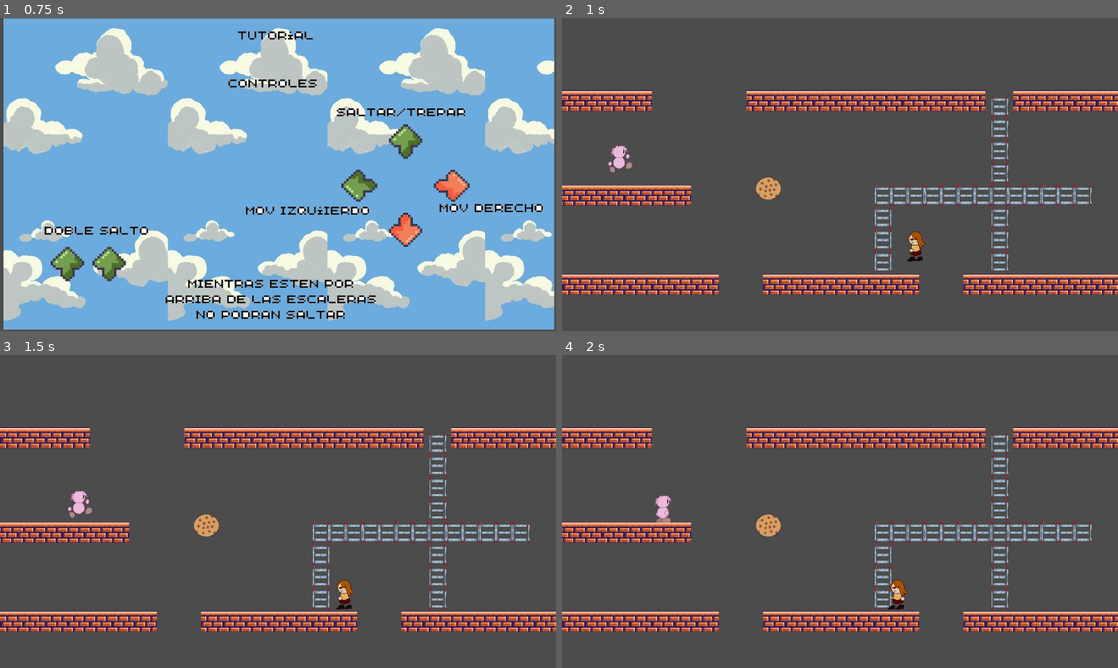
Above: before the commit, frames 1-4 (two rows, left to right).
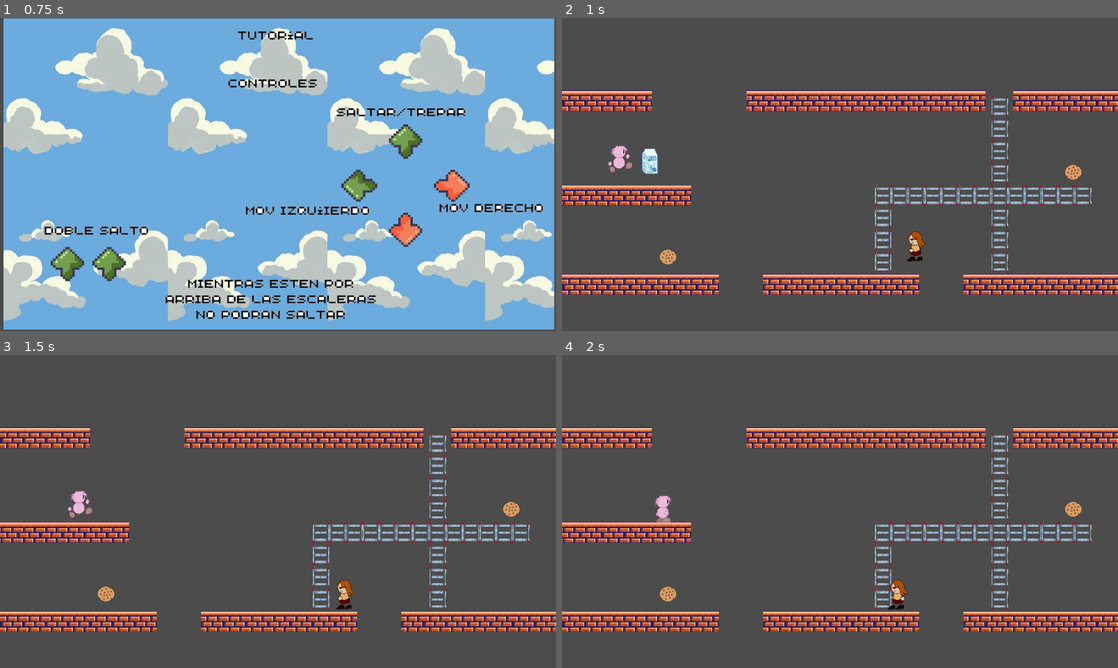
Above: after the commit, the same moments.

Repository: Unpaz-Programacion-Videojuegos-2022/Nuts-N-Milk
Game: Godot game, scene res://scenes/menu_2/menu_2.tscn
Two runs of this game, one before a commit and one after it. Both use one fixed random seed, a clock stepped at 60 frames per second and the inputs below. The project has no main scene, so this scene is started directly.
Inputs:
- Up to frame 1 (0.75 s): tap Enter (ui_accept) at 0.5, 0.6 s; hold Right (ui_right) from 0.53 s (still down)
- Up to frame 2 (1 s): keep holding Right (ui_right); tap Enter (ui_accept) at 0.77 s
- Up to frame 3 (1.5 s): keep holding Right (ui_right); tap Enter (ui_accept) at 1.07, 1.35 s
- Up to frame 4 (2 s): keep holding Right (ui_right); tap Enter (ui_accept) at 1.52, 1.82 s

Frame 1 is identical in both runs. In frame 2, 0.7% of the frame differs, in the area x 14-94%, y 41-79%; in frame 3, 0.5%; in frame 4, 0.5%.

Commit message:
item
colisión con player

Diff:
--- a/scenes/Item/item.tscn
+++ b/scenes/Item/item_galleta.tscn
@@ -1,7 +1,7 @@
 [gd_scene load_steps=4 format=2]
 
 [ext_resource path="res://scenes/Item/sprite/BackgroundEraser.png" type="Texture" id=1]
-[ext_resource path="res://scenes/Item/item.gd" type="Script" id=2]
+[ext_resource path="res://scenes/Item/item_gaalleta.gd" type="Script" id=2]
 
 [sub_resource type="CircleShape2D" id=1]
 radius = 89.202
@@ -9,7 +9,7 @@
 [node name="item" type="Area2D" groups=["item"]]
 script = ExtResource( 2 )
 
-[node name="Sprite" type="Sprite" parent="."]
+[node name="Sprite" type="Sprite" parent="." groups=["item"]]
 scale = Vector2( 0.2, 0.2 )
 texture = ExtResource( 1 )
 
--- /dev/null
+++ b/scenes/Item/item_leche.gd
@@ -0,0 +1,17 @@
+extends Area2D
+
+
+# Declare member variables here. Examples:
+# var a = 2
+# var b = "text"
+
+
+# Called when the node enters the scene tree for the first time.
+func _ready():
+	pass # Replace with function body.
+
+
+
+func _on_item_leche_body_entered(body):
+	if body.is_in_group("player"):
+		self.queue_free()
--- /dev/null
+++ b/scenes/Item/item_leche.tscn
@@ -0,0 +1,19 @@
+[gd_scene load_steps=4 format=2]
+
+[ext_resource path="res://scenes/Item/sprite/cajita leche.png" type="Texture" id=1]
+[ext_resource path="res://scenes/Item/item_leche.gd" type="Script" id=2]
+
+[sub_resource type="RectangleShape2D" id=1]
+extents = Vector2( 26, 42.75 )
+
+[node name="item_leche" type="Area2D" groups=["item"]]
+script = ExtResource( 2 )
+
+[node name="Sprite" type="Sprite" parent="."]
+texture = ExtResource( 1 )
+
+[node name="CollisionShape2D" type="CollisionShape2D" parent="."]
+position = Vector2( -5, -1.75 )
+shape = SubResource( 1 )
+
+[connection signal="body_entered" from="." to="." method="_on_item_leche_body_entered"]
--- a/scenes/Player/Player.gd
+++ b/scenes/Player/Player.gd
@@ -14,6 +14,7 @@
 var collidig_ladder = false
 var going_up = false
 
+var item = 0
 
 
 func _ready():
@@ -132,3 +133,6 @@
 	#area.get_name()
 	if area.is_in_group("ladder"):
 		collidig_ladder = true
+	if area.is_in_group("item"):
+		print("sisisisisis")
+		item += 1
--- a/scenes/Player/Player.tscn
+++ b/scenes/Player/Player.tscn
@@ -41,7 +41,7 @@
 extents = Vector2( 23, 32 )
 
 [sub_resource type="RectangleShape2D" id=3]
-extents = Vector2( 11.5, 23 )
+extents = Vector2( 25.0625, 33.8125 )
 
 [node name="Player" type="KinematicBody2D" groups=["player"]]
 script = ExtResource( 2 )
@@ -58,8 +58,9 @@
 [node name="Area2D" type="Area2D" parent="."]
 
 [node name="CollisionShape2D" type="CollisionShape2D" parent="Area2D"]
-position = Vector2( -0.5, 0 )
+position = Vector2( -1.0625, 0.1875 )
 shape = SubResource( 3 )
 
 [connection signal="area_entered" from="Area2D" to="." method="_on_Area2D_area_entered"]
 [connection signal="area_exited" from="Area2D" to="." method="_on_Area2D_area_exited"]
+[connection signal="body_entered" from="Area2D" to="." method="_on_Area2D_body_entered"]
--- a/scenes/World/World.tscn
+++ b/scenes/World/World.tscn
@@ -1,10 +1,11 @@
-[gd_scene load_steps=6 format=2]
+[gd_scene load_steps=7 format=2]
 
 [ext_resource path="res://scenes/TileSet/TileSet.tres" type="TileSet" id=1]
 [ext_resource path="res://scenes/Player/Player.tscn" type="PackedScene" id=2]
 [ext_resource path="res://scenes/World/Ladder.tscn" type="PackedScene" id=3]
 [ext_resource path="res://scenes/Enemy/Enemy.tscn" type="PackedScene" id=4]
-[ext_resource path="res://scenes/Item/item.tscn" type="PackedScene" id=5]
+[ext_resource path="res://scenes/Item/item_galleta.tscn" type="PackedScene" id=5]
+[ext_resource path="res://scenes/Item/item_leche.tscn" type="PackedScene" id=6]
 
 [node name="World" type="Node2D"]
 
@@ -24,6 +25,14 @@
 [node name="Enemy" parent="." instance=ExtResource( 4 )]
 position = Vector2( 821, 512 )
 
-[node name="item" parent="." instance=ExtResource( 5 )]
-position = Vector2( 475, 391 )
+[node name="item_leche" parent="." instance=ExtResource( 6 )]
+position = Vector2( 205, 330 )
 scale = Vector2( 0.3, 0.3 )
+
+[node name="item_galleta" parent="." instance=ExtResource( 5 )]
+position = Vector2( 1177, 354 )
+scale = Vector2( 0.2, 0.2 )
+
+[node name="item_galleta2" parent="." instance=ExtResource( 5 )]
+position = Vector2( 244, 549 )
+scale = Vector2( 0.2, 0.2 )
Renamed: scenes/Item/item.gd -> scenes/Item/item_gaalleta.gd
